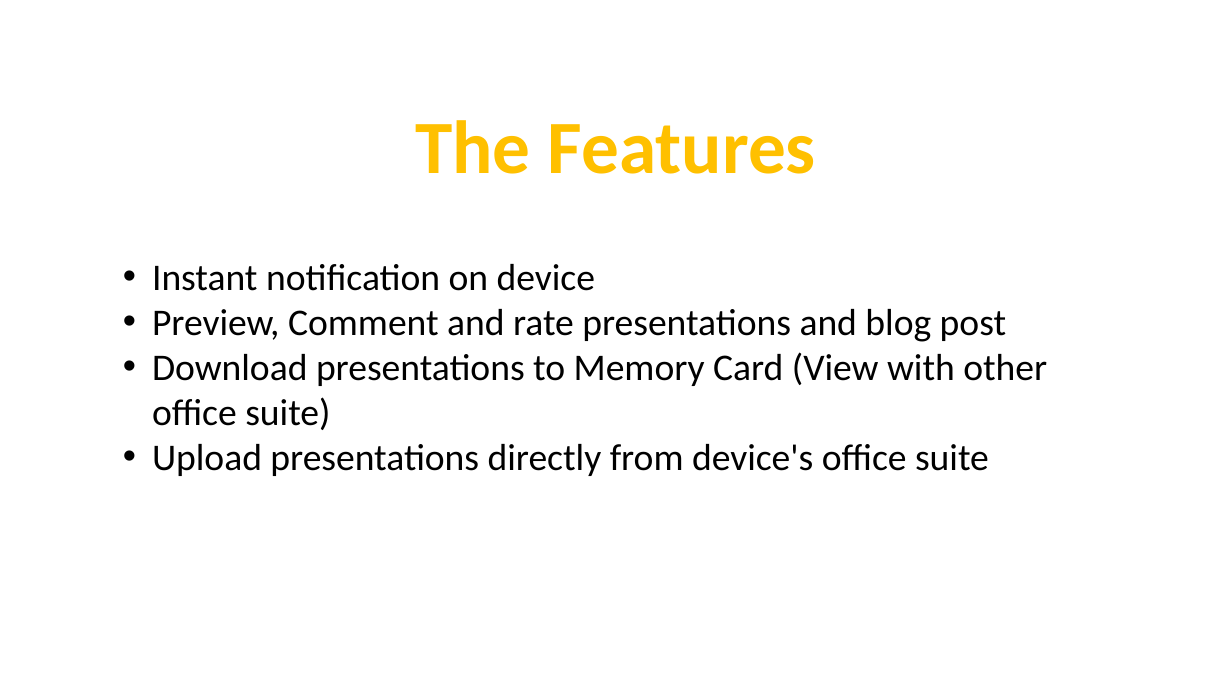
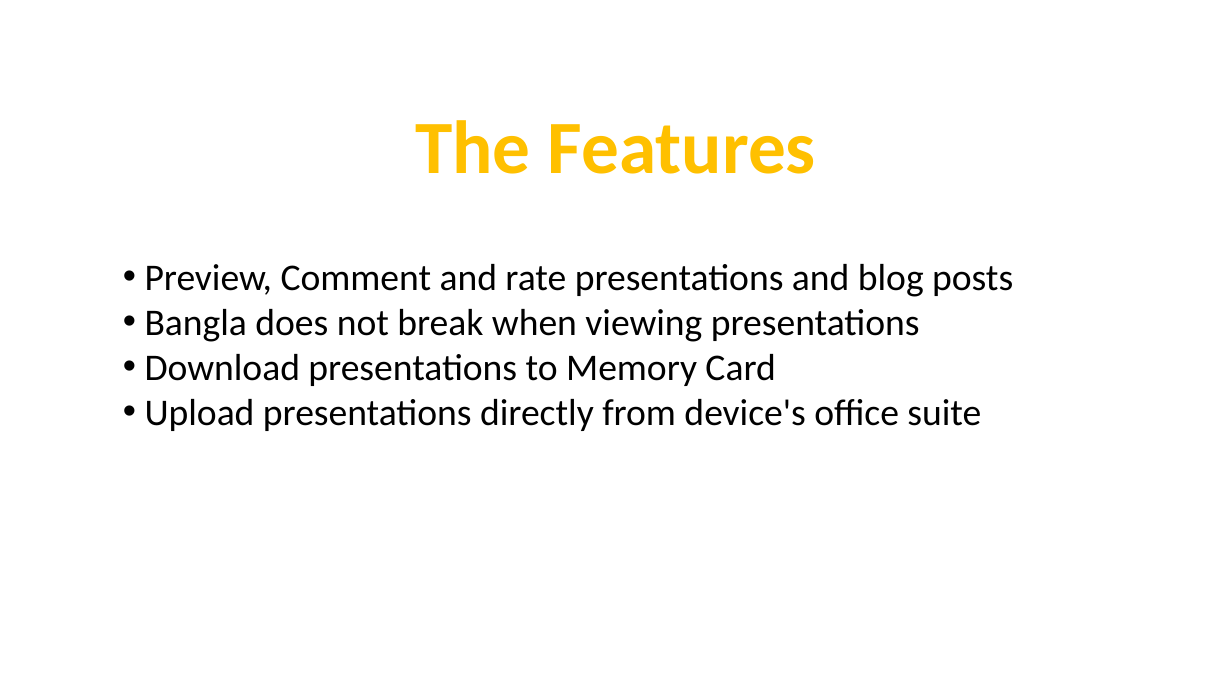
Before and after one commit to ServiceInnovationCamp/Group4, a slide deck: slide 3 of 4-ShikkhokBatayon.pptx. Drawn at 1232x693 pixels with LibreOffice and Linux fonts; fonts in the diff are those of the drawing. Boxes give left, top, right and bottom in pixels: in the first picture for what was removed or moved away, otherwise in the second. Text is boxed around its words. In the diff, an @@ line names an element or a change of style, - is before the commit and + after.

```diff
--- a/4-ShikkhokBatayon.pptx
+++ b/4-ShikkhokBatayon.pptx
@@ text at (145,264,1013,386): text changed @@
-• Instant notification on device
-• Preview, Comment and rate presentations and blog post
-• Download presentations to Memory Card (View with other office suite)
+• Preview, Comment and rate presentations and blog posts
+• Bangla does not break when viewing presentations
+• Download presentations to Memory Card
```
Also in this commit, not shown: 9 other slides changed, 1 slide added, 2 slides removed.
